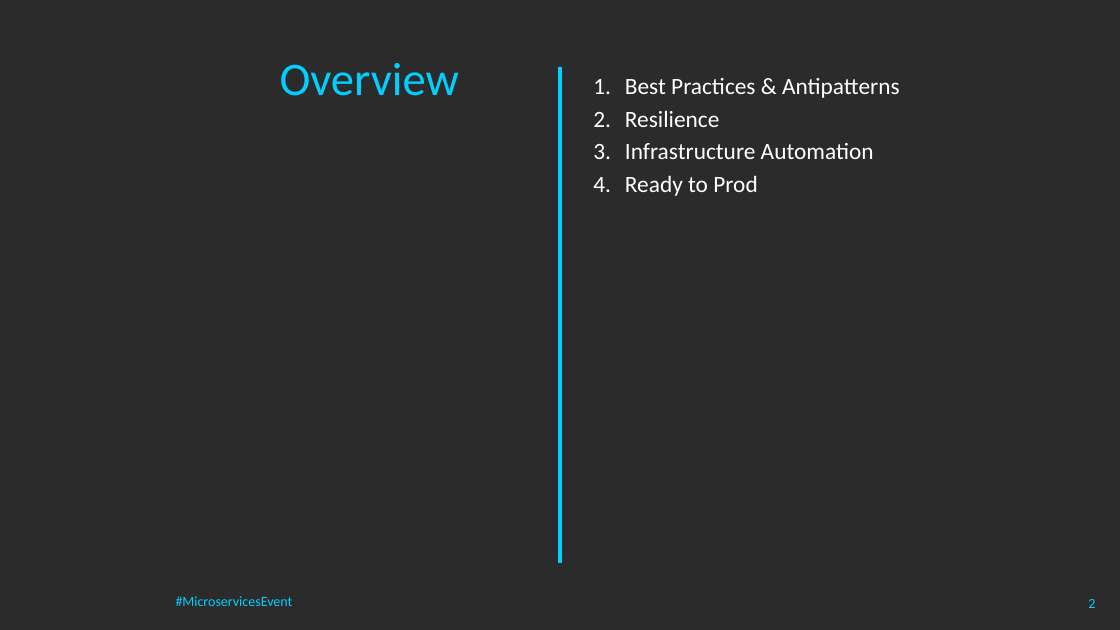
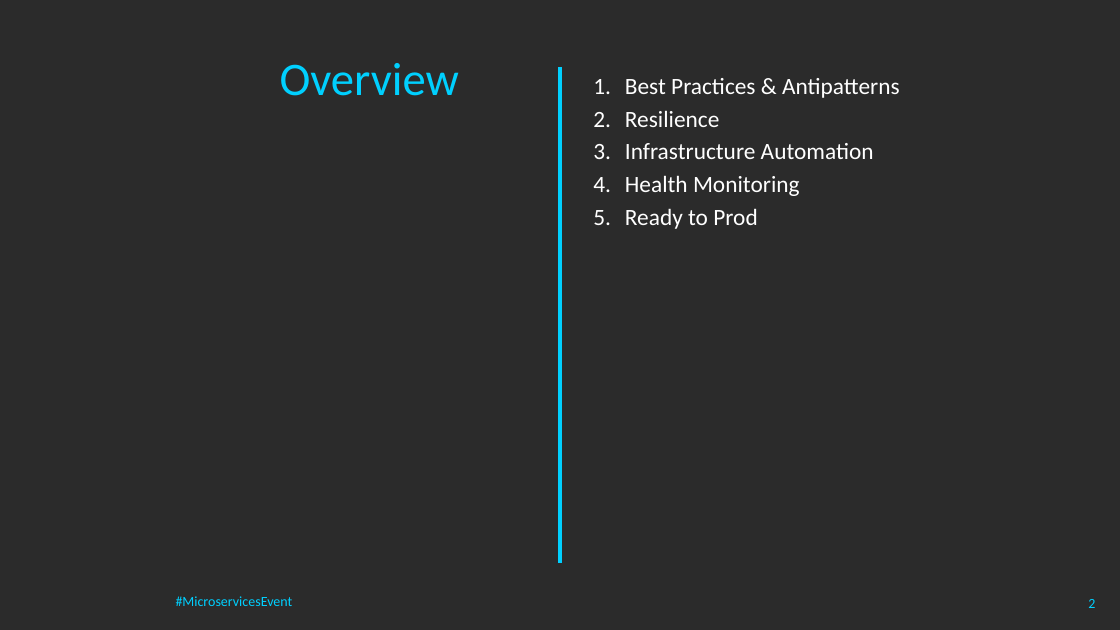
Before and after one commit to PlainConcepts/NetCore-Docker-Workshop, a slide deck: slide 2 of Docu/BestPractices&Antipatterns.pptx. Drawn at 1120x630 pixels with LibreOffice and Linux fonts; fonts in the diff are those of the drawing; background and template pictures are left out; a plain dark background stands for a picture behind light text. Boxes give left, top, right and bottom in pixels: in the first picture for what was removed or moved away, otherwise in the second. Text is boxed around its words. In the diff, an @@ line names an element or a change of style, - is before the commit and + after.

Commit message:
Add Health Checks to the second day ppts

```diff
--- a/Docu/BestPractices&Antipatterns.pptx
+++ b/Docu/BestPractices&Antipatterns.pptx
@@ text at <box>625,175,800,196</box>: paragraph added @@
+4. Health Monitoring
```
Also in this commit, not shown: 3 other slides changed, 13 slides added, 1 slide removed.
